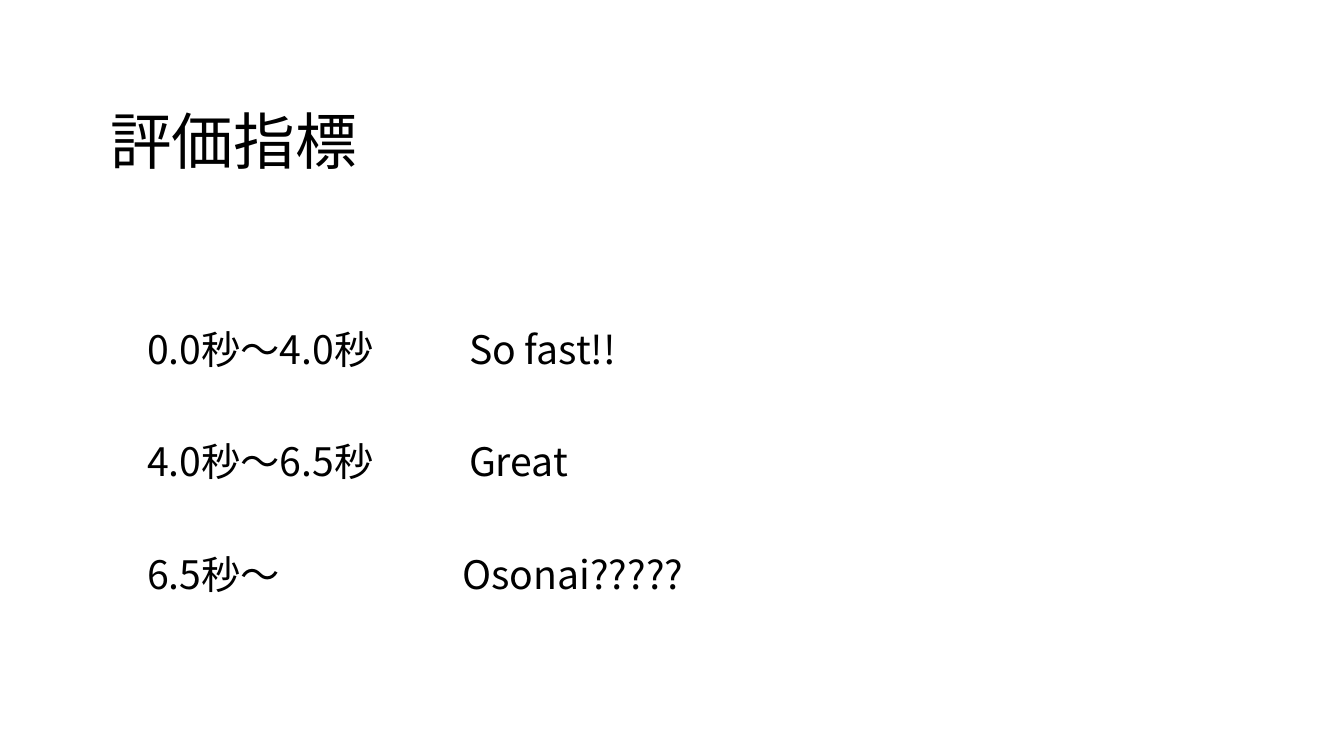
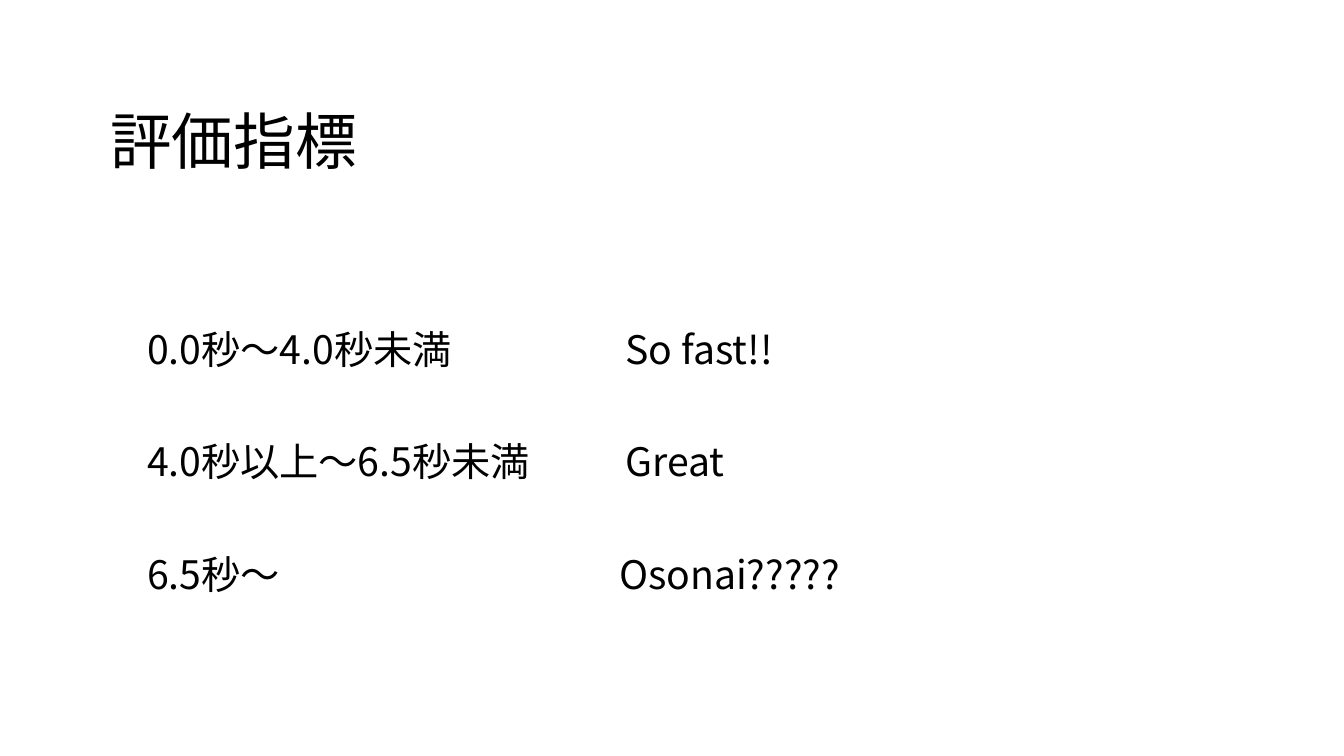
Before and after one commit to IshikawaAyaka/Repitition4, a slide deck: slide 5 of 00_計画/計画書(タイピングゲーム).pptx. Drawn at 1344x756 pixels with LibreOffice and Linux fonts; fonts in the diff are those of the drawing. Boxes give left, top, right and bottom in pixels: in the first picture for what was removed or moved away, otherwise in the second. Text is boxed around its words. In the diff, an @@ line names an element or a change of style, - is before the commit and + after.

Commit message:
ma

```diff
--- a/00_計画/計画書(タイピングゲーム).pptx
+++ b/00_計画/計画書(タイピングゲーム).pptx
@@ text at (x1=147, y1=331, x2=772, y2=479): text changed @@
-0.0秒～4.0秒 So fast!!
-4.0秒～6.5秒 Great
+0.0秒～4.0秒未満 So fast!!
+4.0秒以上～6.5秒未満 Great
```
